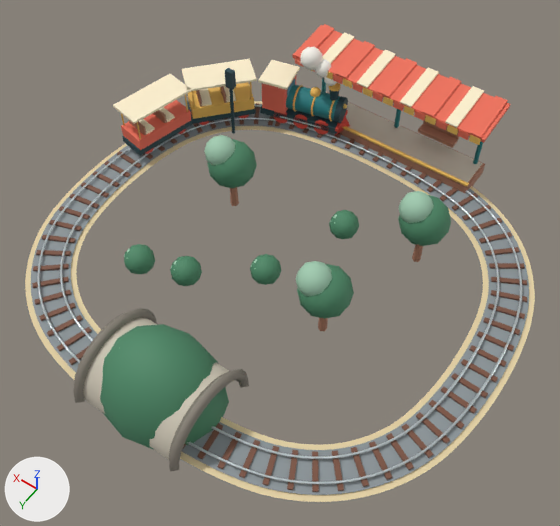
An edit to the glTF model games/brightway-park/public/art/models/ride_train.glb, drawn before and after from the same camera.
Before and after are seen from a camera (50 mm lens) standing at (-9.02, 12.86, 19.86) and looking at (-0.46, 0.88, 1.04). The axes (+X, +Y, +Z) are drawn at lower left. The lights are the same throughout. The picture after the commit comes second. Where no turn or scale is listed for an object, it has been applied to the vertices.

Objects in the first picture: 'ride_train_0', 'ride_train_1', 'ride_train_10', 'ride_train_11', 'ride_train_12', 'ride_train_13', 'ride_train_2', 'ride_train_20', 'ride_train_3', 'ride_train_4', 'ride_train_5', 'ride_train_6', 'ride_train_8', 'ride_train_9' and 5 more.
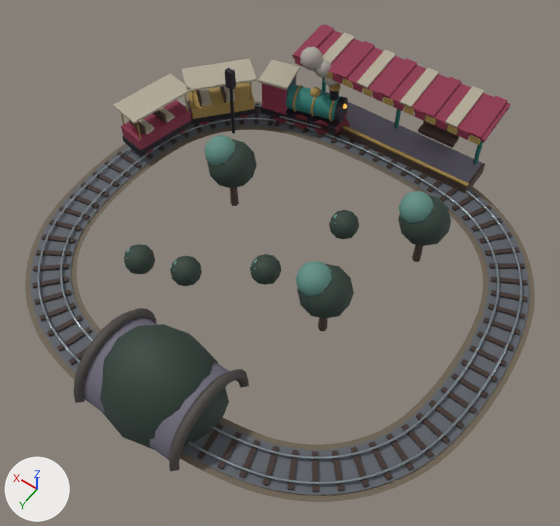
Changed parts and their boxes [x1, y1, x2, y2] in the pictures (560 x 526 px):
'ride_train_1', recoloured
    both: [31, 104, 529, 495]
'ride_train_12', recoloured (darker)
    both: [100, 139, 451, 450]
'ride_train_0', recoloured
    both: [25, 101, 535, 502]
'ride_train_8', recoloured (darker)
    both: [121, 24, 510, 150]
'ride_train_2', recoloured
    both: [32, 103, 527, 492]
'ride_train_9', recoloured (beige to grey)
    both: [113, 32, 484, 134]
'ride_train_5', recoloured (darker)
    both: [321, 90, 482, 183]
'ride_train_11', recoloured
    both: [74, 308, 249, 471]
'ride_train_6', recoloured
    both: [121, 70, 481, 186]
'ride_train_10', recoloured
    both: [83, 317, 229, 460]
'ride_train_13', recoloured
    both: [124, 135, 434, 296]
'ride_train_4', recoloured
    both: [129, 86, 485, 331]
'ride_train_20', recoloured (white to grey)
    both: [300, 47, 337, 86]

The edits, one by one:
Material 'Material_0' (mat_material_0) changes colour from beige #e6d3a6 to brown #6b6050; in linear values from (0.791, 0.651, 0.381) to (0.147, 0.117, 0.0802).
Material 'Material_1' (mat_material_1) changes colour from grey #8d969a to dark grey #5a5f66; in linear values from (0.266, 0.305, 0.323) to (0.102, 0.114, 0.133).
Material 'Material_2' (mat_material_2) changes colour from brown #7a5240 to brown #3a2a24; in linear values from (0.195, 0.0844, 0.0513) to (0.0423, 0.0232, 0.0176).
Material 'Material_4' (mat_material_4) changes colour from brown #ad7960 to brown #4d3b33; in linear values from (0.418, 0.191, 0.117) to (0.0742, 0.0437, 0.0331).
Material 'Material_5' (mat_material_5) changes colour from pale yellow #cfc7b6 to grey #6e6a7a; in linear values from (0.624, 0.571, 0.468) to (0.156, 0.144, 0.195).
Material 'Material_6' (mat_material_6) changes colour from orange #edbc5c to brown #a68a4a; in linear values from (0.847, 0.503, 0.107) to (0.381, 0.254, 0.0685).
Material 'Material_8' (mat_material_8) changes colour from red #ef7059 to red #8c2f4a; in linear values from (0.863, 0.162, 0.0999) to (0.262, 0.0284, 0.0685).
Material 'Material_9' (mat_material_9) changes colour from beige #fff1cf to grey #b1a895; in linear values from (1.0, 0.88, 0.624) to (0.44, 0.392, 0.301).
Material 'Material_10' (mat_material_10) changes colour from pale yellow #cfc7b6 to grey #6e6a7a; in linear values from (0.624, 0.571, 0.468) to (0.156, 0.144, 0.195).
Material 'Material_11' (mat_material_11) changes colour from grey #8a8378 to dark grey #4f4b48; in linear values from (0.254, 0.227, 0.188) to (0.0782, 0.0704, 0.0648).
Material 'Material_12' (mat_material_12) changes colour from green #4c8866 to dark green #2f4038; in linear values from (0.0723, 0.246, 0.133) to (0.0284, 0.0513, 0.0395).
Material 'Material_13' (mat_material_13) changes colour from green #a1cbb0 to cyan #5f8f84; in linear values from (0.356, 0.597, 0.434) to (0.114, 0.275, 0.231).
Material 'Material_20' (mat_material_20) changes colour from white #fbf7ee to grey #a9a39a; in linear values from (0.965, 0.93, 0.855) to (0.397, 0.366, 0.323).
